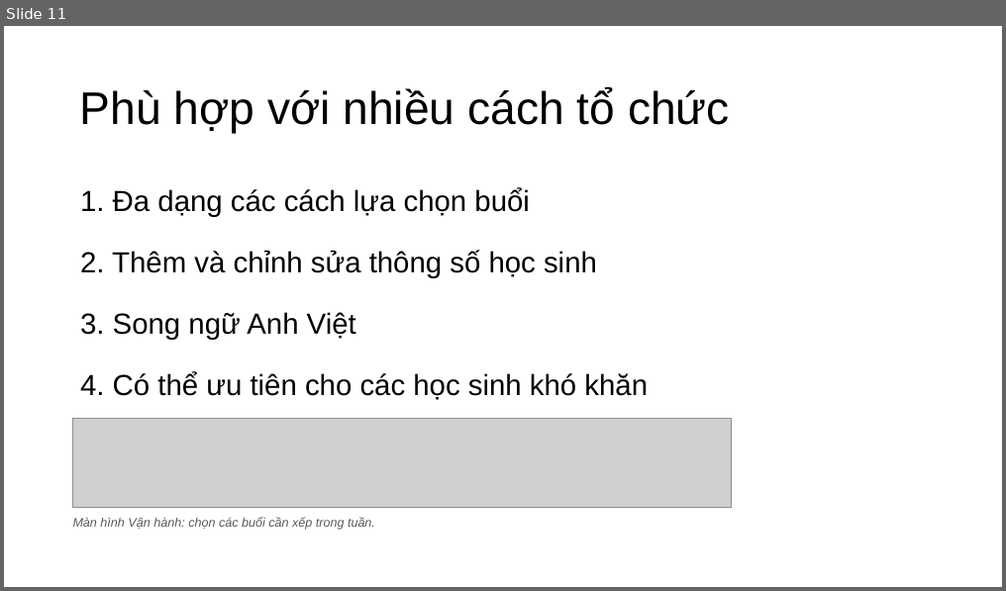
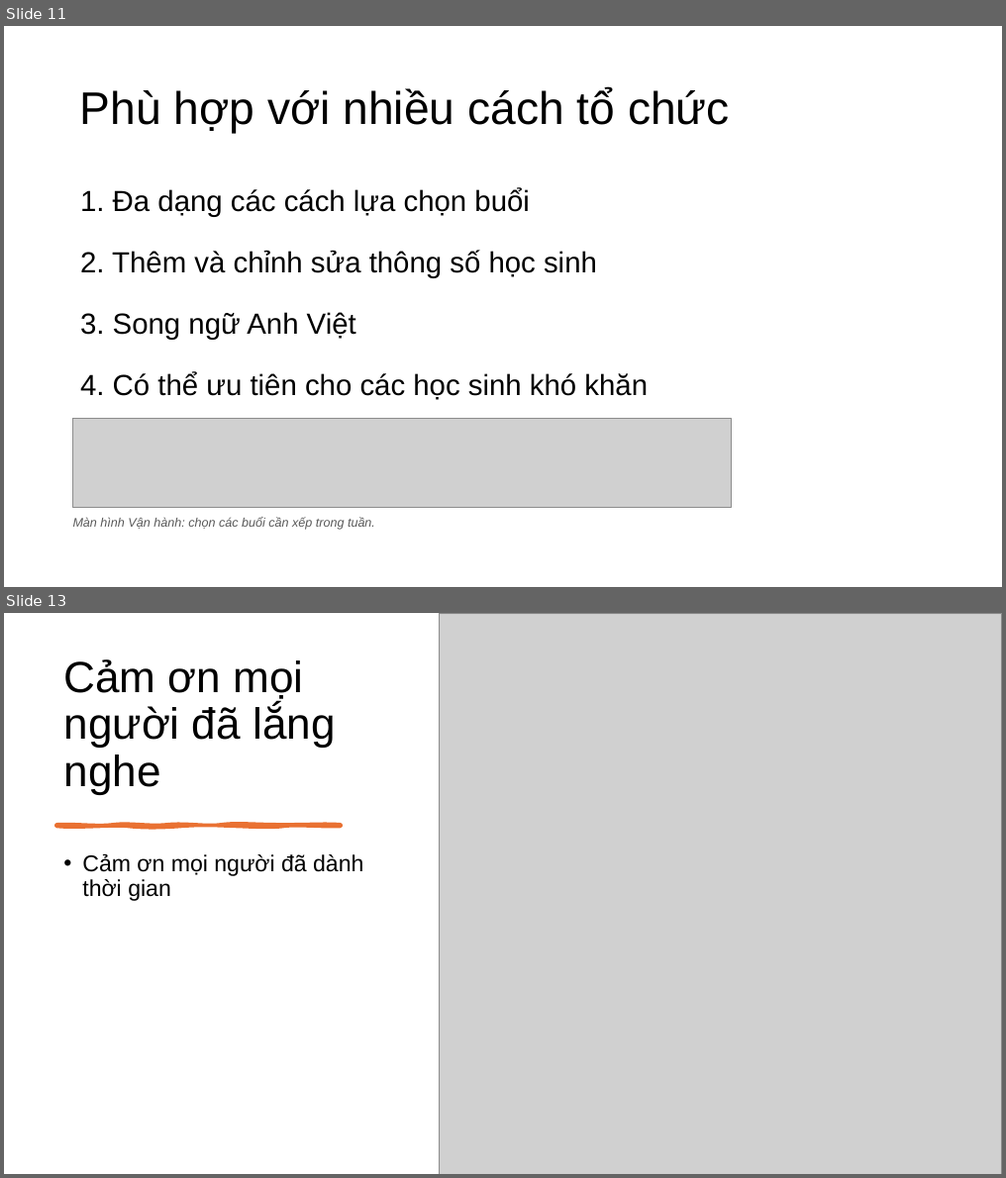
Before and after one commit to nguyenphanvantruong6969-arch/rbda-kiosk, a slide deck: THUYET_TRINH_KHKT_DA_SUA_FONT.pptx. Shown one above the other, each under a label of ours: slide 11 before the commit, slides 11 and 13 after it; the slides between them are not shown. The pictures are 1006x591 and 1006x1178 pixels, drawn with LibreOffice and Linux fonts; fonts in the diff are those of the drawing; grey boxes stand for pictures. Boxes give left, top, right and bottom in pixels: in the first picture for what was removed or moved away, otherwise in the second. Text is boxed around its words. In the diff, an @@ line names an element or a change of style, - is before the commit and + after.

```diff
--- a/THUYET_TRINH_KHKT_DA_SUA_FONT.pptx
+++ b/THUYET_TRINH_KHKT_DA_SUA_FONT.pptx
@@ slide 13 added at [4,613,1002,1174], background #FFFFFF @@
@@ picture added at [439,613,1002,1174] @@
@@ title added at [63,660,335,794], 42 pt, text #000000 @@
+Cảm ơn mọi người đã lắng nghe
@@ freeform shape added at [56,825,341,827], fill #E97132, outline #E97132 3.5 pt @@
@@ text added at [82,854,363,901], 22 pt, text #000000 @@
+• Cảm ơn mọi người đã dành thời gian
```
Also in this commit, not shown: 4 slides changed, 1 other slide added.
